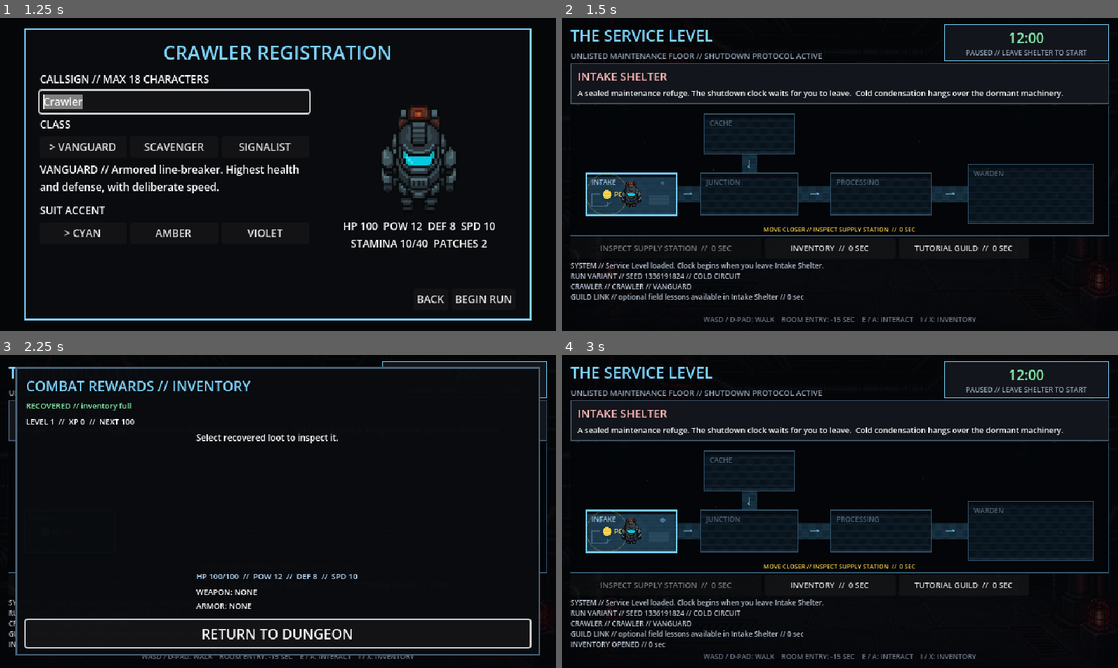
Above: before the commit, frames 1-4 (two rows, left to right).
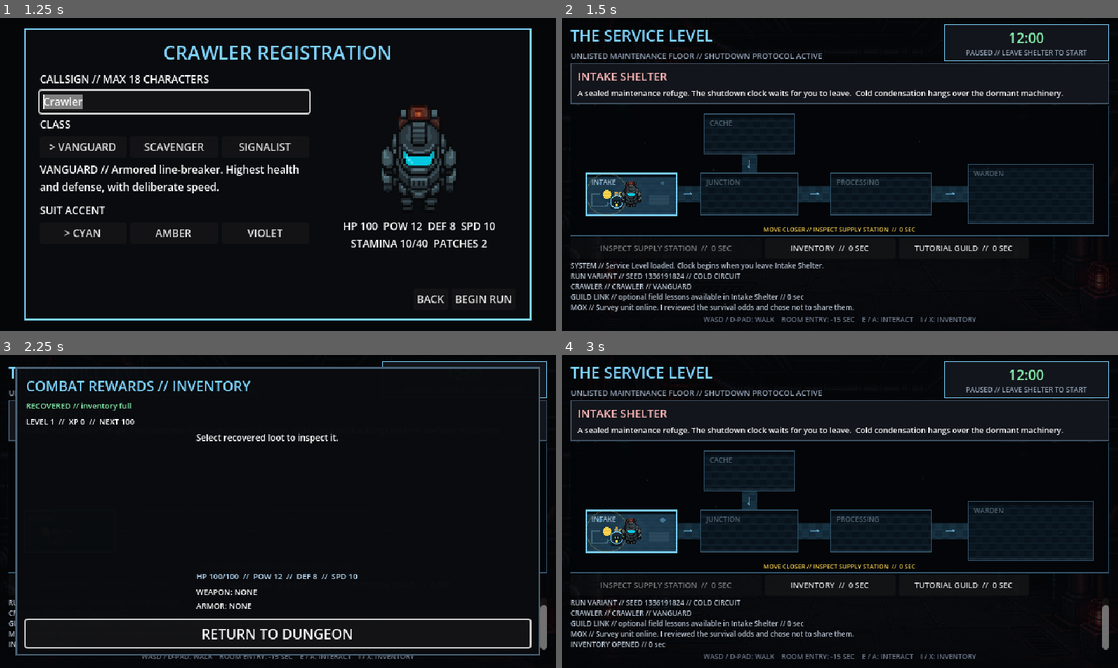
Above: after the commit, the same moments.

Repository: mtmann213/retro-crawler
Game: Godot game, scene res://main/main.tscn
Same seed, same stepped clock (60 frames per second), same inputs: the game is played once before the commit and once after it.
Inputs:
- Up to frame 1 (1.25 s): click "NEW GAME" at 0.5 s
- Up to frame 2 (1.5 s): click "BEGIN RUN" at 1.25 s
- Up to frame 3 (2.25 s): click "INVENTORY // 0 SEC" at 2 s
- Up to frame 4 (3 s): click "RETURN TO DUNGEON" at 2.75 s

Frame 1 is identical in both runs. In frame 2, 0.5% of the frame differs, in the area x 1-53%, y 55-94%; in frame 3, 0.2%; in frame 4, 2.2%, in the area x 1-99%, y 54-95%.

Commit message:
Add Milestone 17 companion core

Diff:
--- /dev/null
+++ b/rules/companion/companion_rules.gd
@@ -0,0 +1,38 @@
+class_name CompanionRules
+extends RefCounted
+
+const COMPANION_ID := &"companion_mox"
+const DISPLAY_NAME := "MOX"
+const FULL_NAME := "MOX-7 SURVEY UNIT"
+const ROLE := "Decommissioned Guild survey drone // advanced risk modeler"
+
+const REACTIONS := {
+	&"expedition_start": "Survey unit online. I reviewed the survival odds and chose not to share them.",
+	&"room_broken_junction": "That junction is broken in at least three professionally distinct ways.",
+	&"room_maintenance_cache": "Optional salvage detected. Optional is a word used by people with full supply lockers.",
+	&"room_processing_hall": "Processing machinery ahead. Let us avoid becoming an input.",
+	&"room_warden_chamber": "Warden signal confirmed. I preferred it when it was theoretical.",
+	&"cache_recovered": "Useful supplies acquired. I remain heroically unsurprised.",
+	&"warden_defeated": "Threat removed. Updating your file from improbable to statistically irritating.",
+	&"emergency_extraction": "Extraction is not retreat. It is survival with better paperwork.",
+}
+
+const BOND_GAINS := {
+	&"expedition_start": 0,
+	&"room_broken_junction": 1,
+	&"room_maintenance_cache": 1,
+	&"room_processing_hall": 1,
+	&"room_warden_chamber": 2,
+	&"cache_recovered": 2,
+	&"warden_defeated": 4,
+	&"emergency_extraction": 1,
+}
+
+
+static func reaction_once(state: CompanionState, trigger_id: StringName) -> String:
+	if state == null or not REACTIONS.has(trigger_id):
+		return ""
+	var memory_id := StringName("reaction:%s" % trigger_id)
+	if not state.remember(memory_id, int(BOND_GAINS.get(trigger_id, 0))):
+		return ""
+	return "%s // %s" % [DISPLAY_NAME, REACTIONS[trigger_id]]
--- /dev/null
+++ b/rules/companion/companion_state.gd
@@ -0,0 +1,69 @@
+class_name CompanionState
+extends RefCounted
+
+const MAX_BOND := 100
+const DEFAULT_DIRECTIVE := &"investigate"
+const DIRECTIVES: Array[StringName] = [&"safeguard", &"investigate", &"conserve"]
+
+var bond: int = 0
+var directive: StringName = DEFAULT_DIRECTIVE
+var memories: Dictionary[StringName, bool] = {}
+
+
+func remember(memory_id: StringName, bond_gain: int = 1) -> bool:
+	if memory_id.is_empty() or memories.get(memory_id, false):
+		return false
+	memories[memory_id] = true
+	bond = clampi(bond + maxi(bond_gain, 0), 0, MAX_BOND)
+	return true
+
+
+func remembers(memory_id: StringName) -> bool:
+	return memories.get(memory_id, false)
+
+
+func set_directive(requested_directive: StringName) -> bool:
+	if not DIRECTIVES.has(requested_directive):
+		return false
+	directive = requested_directive
+	return true
+
+
+func to_snapshot() -> Dictionary:
+	var memory_ids: Array[String] = []
+	for memory_id: StringName in memories:
+		if memories[memory_id]:
+			memory_ids.append(String(memory_id))
+	memory_ids.sort()
+	return {
+		"bond": bond,
+		"directive": String(directive),
+		"memories": memory_ids,
+	}
+
+
+static func from_snapshot(snapshot: Dictionary) -> CompanionState:
+	var state := CompanionState.new()
+	state.bond = clampi(int(snapshot.get("bond", 0)), 0, MAX_BOND)
+	state.set_directive(StringName(snapshot.get("directive", DEFAULT_DIRECTIVE)))
+	for memory_id in snapshot.get("memories", []):
+		var normalized := StringName(memory_id)
+		if not normalized.is_empty():
+			state.memories[normalized] = true
+	return state
+
+
+static func validate_snapshot(snapshot: Dictionary) -> PackedStringArray:
+	var errors := PackedStringArray()
+	var requested_bond = snapshot.get("bond", 0)
+	if not (requested_bond is int or requested_bond is float) or int(requested_bond) < 0 or int(requested_bond) > MAX_BOND:
+		errors.append("Companion bond is outside its valid range.")
+	if not DIRECTIVES.has(StringName(snapshot.get("directive", DEFAULT_DIRECTIVE))):
+		errors.append("Unknown companion directive.")
+	if not snapshot.get("memories", []) is Array:
+		errors.append("Companion memories must be an array.")
+	else:
+		for memory_id in snapshot.get("memories", []):
+			if not memory_id is String or String(memory_id).is_empty():
+				errors.append("Companion memory ID is malformed.")
+	return errors
--- /dev/null
+++ b/scenes/dungeon/companion_avatar.gd
@@ -0,0 +1,41 @@
+class_name CompanionAvatar
+extends Node2D
+
+const FOLLOW_OFFSET := Vector2(-17, 8)
+
+var _target_position := Vector2.ZERO
+var _animation_time := 0.0
+
+
+func _ready() -> void:
+	_target_position = position
+	queue_redraw()
+
+
+func follow(player_position: Vector2, delta: float) -> void:
+	_animation_time += delta
+	_target_position = player_position + FOLLOW_OFFSET
+	position = position.lerp(_target_position, minf(delta * 7.0, 1.0))
+	queue_redraw()
+
+
+func snap_to(player_position: Vector2) -> void:
+	_target_position = player_position + FOLLOW_OFFSET
+	position = _target_position
+	queue_redraw()
+
+
+func _draw() -> void:
+	var bob := sin(_animation_time * 3.4) * 1.2
+	draw_set_transform(Vector2(0, 7), 0.0, Vector2(1.0, 0.35))
+	draw_circle(Vector2.ZERO, 7.0, Color("020406", 0.48), true)
+	draw_set_transform(Vector2(0, bob), 0.0, Vector2.ONE)
+	draw_line(Vector2(0, -7), Vector2(0, -10), Color("7895a8"), 1.0)
+	draw_circle(Vector2(0, -11), 1.2, Color("fb923c"), true)
+	draw_circle(Vector2.ZERO, 7.0, Color("172b38"), true)
+	draw_arc(Vector2.ZERO, 7.0, 0, TAU, 16, Color("7dd3fc"), 1.0)
+	draw_rect(Rect2(-4, -2, 8, 5), Color("0b151c"), true)
+	draw_rect(Rect2(-2, -1, 1, 2), Color("86efac"), true)
+	draw_rect(Rect2(1, -1, 1, 2), Color("86efac"), true)
+	draw_circle(Vector2(0, 4), 1.5, Color("fcd34d"), true)
+	draw_set_transform(Vector2.ZERO, 0.0, Vector2.ONE)
--- a/scenes/dungeon/dungeon_screen.gd
+++ b/scenes/dungeon/dungeon_screen.gd
@@ -36,6 +36,7 @@
 var new_character_profile: Dictionary = {}
 var character_profile := CharacterProfile.new()
 var tutorial_guild_state := TutorialGuildState.new()
+var companion_state := CompanionState.new()
 var tutorials_enabled := true
 
 
@@ -71,6 +72,8 @@
 	map_area.set_character_appearance(CharacterClassRules.color_for(character_profile.color_id))
 	if tutorials_enabled:
 		_append_log("GUILD LINK // optional field lessons available in Intake Shelter // 0 sec")
+	if new_run_seed > 0:
+		_companion_react(&"expedition_start")
 	_render_room()
 
 
@@ -135,6 +138,7 @@
 		return
 	get_tree().call_group("audio_director", "play_move")
 	_append_log("ENTERED // %s" % FLOOR.get_room(room_id).display_name.to_upper())
+	_companion_react(room_id)
 	if before == FLOOR.starting_room_id:
 		_trigger_narrative(&"floor_started")
 	_trigger_narrative(room_id)
@@ -167,6 +171,7 @@
 					RunVariationRules.cache_patch_count(floor_state.run_variation),
 				)
 				_append_log("CACHE RECOVERED // Field Patch x%d" % added)
+				_companion_react(&"cache_recovered")
 				narrative_flags[&"took_detour"] = true
 				_trigger_narrative(&"cache_found")
 		&"engage_warden":
@@ -304,6 +309,7 @@
 		floor_state.victory_ending = true
 		narrative_flags[&"boss_defeated"] = true
 		_trigger_narrative(&"victory_ending")
+		_companion_react(&"warden_defeated")
 	_render_room()
 	_request_save()
 
@@ -327,6 +333,7 @@
 	_present_clock_events(FloorClockRules.emergency_extract(floor_state))
 	floor_state.extraction_ending = true
 	narrative_flags[&"extracted"] = true
+	_companion_react(&"emergency_extraction")
 	_trigger_narrative(&"extraction_ending")
 	_append_log("EXTRACTION // run state secured")
 	_render_room()
@@ -336,6 +343,12 @@
 func _append_log(message: String) -> void:
 	event_log.append_text(message + "\n")
 	event_log.scroll_to_line(event_log.get_line_count())
+
+
+func _companion_react(trigger_id: StringName) -> void:
+	var reaction := CompanionRules.reaction_once(companion_state, trigger_id)
+	if not reaction.is_empty():
+		_append_log(reaction)
 
 
 func _pulse_transition() -> void:
@@ -374,6 +387,7 @@
 	snapshot.world_position = map_area.player_position
 	snapshot.character_profile = character_profile.to_snapshot()
 	snapshot.tutorial_snapshot = tutorial_guild_state.to_snapshot()
+	snapshot.companion_snapshot = companion_state.to_snapshot()
 	for flag_id: StringName in narrative_flags:
 		snapshot.narrative_flags[String(flag_id)] = narrative_flags[flag_id]
 	if active_combat != null:
@@ -390,6 +404,7 @@
 	dialogue_state = DialogueState.from_snapshot(snapshot.dialogue_snapshot)
 	character_profile = CharacterProfile.from_snapshot(snapshot.character_profile)
 	tutorial_guild_state = TutorialGuildState.from_snapshot(snapshot.tutorial_snapshot)
+	companion_state = CompanionState.from_snapshot(snapshot.companion_snapshot)
 	narrative_flags.clear()
 	for flag_id: String in snapshot.narrative_flags:
 		narrative_flags[StringName(flag_id)] = bool(snapshot.narrative_flags[flag_id])
--- a/scenes/dungeon/walkable_world.gd
+++ b/scenes/dungeon/walkable_world.gd
@@ -8,6 +8,7 @@
 signal encounter_requested(room_id: StringName)
 
 const PLAYER_TEXTURE := preload("res://assets/characters/crawler_topdown.png")
+const COMPANION_AVATAR_SCRIPT := preload("res://scenes/dungeon/companion_avatar.gd")
 const LAYOUT: WorldLayoutDefinition = preload("res://content/worlds/service_level_layout.tres")
 const MOVE_SPEED := 82.0
 const INTERACTION_RADIUS := 24.0
@@ -24,6 +25,7 @@
 var run_variation: Dictionary = {}
 var movement_enabled := true
 var renderer := WorldRenderer.new()
+var companion_avatar := COMPANION_AVATAR_SCRIPT.new() as CompanionAvatar
 var player_sprite := Sprite2D.new()
 var _interaction_in_range := false
 var _encounter_triggered := false
@@ -37,6 +39,8 @@
 	clip_contents = true
 	renderer.z_index = 0
 	add_child(renderer)
+	companion_avatar.z_index = 4
+	add_child(companion_avatar)
 	var atlas := AtlasTexture.new()
 	atlas.atlas = PLAYER_TEXTURE
 	atlas.region = Rect2(340, 180, 580, 770)
@@ -46,6 +50,7 @@
 	player_sprite.position = player_position
 	player_sprite.z_index = 5
 	add_child(player_sprite)
+	companion_avatar.snap_to(player_position)
 	_refresh_renderer()
 
 
@@ -54,6 +59,7 @@
 
 
 func _process(delta: float) -> void:
+	companion_avatar.follow(player_position, delta)
 	if not movement_enabled or not is_visible_in_tree() or not has_focus():
 		return
 	var direction := Input.get_vector("move_left", "move_right", "move_up", "move_down")
@@ -142,6 +148,7 @@
 	if force_warp or not room.bounds.has_point(player_position):
 		player_position = room.bounds.get_center()
 		player_sprite.position = player_position
+		companion_avatar.snap_to(player_position)
 	_refresh_interaction_proximity()
 	_refresh_renderer()
 
@@ -153,6 +160,7 @@
 		return
 	player_position = position if _is_walkable(position) else room.bounds.get_center()
 	player_sprite.position = player_position
+	companion_avatar.snap_to(player_position)
 	_refresh_interaction_proximity()
 	_refresh_renderer()
 
--- a/session/session_snapshot.gd
+++ b/session/session_snapshot.gd
@@ -13,6 +13,7 @@
 var world_position := Vector2(70, 102)
 var character_profile: Dictionary = CharacterProfile.new().to_snapshot()
 var tutorial_snapshot: Dictionary = TutorialGuildState.new().to_snapshot()
+var companion_snapshot: Dictionary = CompanionState.new().to_snapshot()
 
 
 func to_dictionary() -> Dictionary:
@@ -27,6 +28,7 @@
 		"world_position": {"x": world_position.x, "y": world_position.y},
 		"character_profile": character_profile.duplicate(true),
 		"tutorial_guild": tutorial_snapshot.duplicate(true),
+		"companion": companion_snapshot.duplicate(true),
 	}
 
 
@@ -41,6 +43,7 @@
 	snapshot.pending_encounter_id = StringName(data.get("pending_encounter_id", ""))
 	snapshot.character_profile = (data.get("character_profile", CharacterProfile.new().to_snapshot()) as Dictionary).duplicate(true)
 	snapshot.tutorial_snapshot = (data.get("tutorial_guild", TutorialGuildState.new().to_snapshot()) as Dictionary).duplicate(true)
+	snapshot.companion_snapshot = (data.get("companion", CompanionState.new().to_snapshot()) as Dictionary).duplicate(true)
 	var world: Dictionary = data.get("world_position", {"x": 70, "y": 102})
 	snapshot.world_position = Vector2(float(world.get("x", 70)), float(world.get("y", 102)))
 	return snapshot
@@ -157,6 +160,11 @@
 			for lesson_id in data.tutorial_guild.completed_lessons:
 				if not TutorialGuildRules.has_lesson(StringName(lesson_id)):
 					errors.append("Unknown Tutorial Guild lesson %s." % lesson_id)
+	if data.has("companion"):
+		if not data.companion is Dictionary:
+			errors.append("Companion state must be a dictionary.")
+		else:
+			errors.append_array(CompanionState.validate_snapshot(data.companion))
 	var encounter_id := String(data.get("pending_encounter_id", ""))
 	if not ["", "encounter_two_enemy", "encounter_brute", "encounter_warden"].has(encounter_id):
 		errors.append("Unknown pending encounter.")
--- a/tests/integration/test_dungeon_screen.gd
+++ b/tests/integration/test_dungeon_screen.gd
@@ -385,6 +385,18 @@
 	assert_gt((screen.get_node("%TransitionOverlay") as ColorRect).z_index, player_layer)
 
 
+func test_companion_is_visible_and_remembers_room_reactions() -> void:
+	var screen := await _spawn_screen()
+	assert_true(screen.map_area.companion_avatar.visible)
+	screen._companion_react(&"room_broken_junction")
+	assert_true(screen.companion_state.remembers(&"reaction:room_broken_junction"))
+	assert_string_contains(screen.event_log.get_parsed_text(), "MOX //")
+	var previous_lines := screen.event_log.get_line_count()
+	screen._companion_react(&"room_broken_junction")
+	assert_eq(screen.event_log.get_line_count(), previous_lines)
+	assert_eq(screen.create_session_snapshot().companion_snapshot.bond, 1)
+
+
 func _spawn_screen() -> DungeonScreen:
 	var screen := DUNGEON_SCREEN.instantiate() as DungeonScreen
 	add_child_autofree(screen)
--- a/tests/integration/test_save_round_trip.gd
+++ b/tests/integration/test_save_round_trip.gd
@@ -32,6 +32,8 @@
 	assert_eq((result["snapshot"] as SessionSnapshot).character_profile.class_id, "scavenger")
 	assert_eq((result["snapshot"] as SessionSnapshot).character_profile.name, "Latch")
 	assert_eq((result["snapshot"] as SessionSnapshot).tutorial_snapshot.completed_lessons, ["combat_intents"])
+	assert_eq((result["snapshot"] as SessionSnapshot).companion_snapshot.directive, "safeguard")
+	assert_eq(int((result["snapshot"] as SessionSnapshot).companion_snapshot.bond), 2)
 
 
 func test_corrupted_primary_save_falls_back_to_last_backup() -> void:
@@ -295,6 +297,10 @@
 	var guild_state := TutorialGuildState.new()
 	guild_state.complete_lesson(&"combat_intents")
 	snapshot.tutorial_snapshot = guild_state.to_snapshot()
+	var companion := CompanionState.new()
+	companion.set_directive(&"safeguard")
+	CompanionRules.reaction_once(companion, &"cache_recovered")
+	snapshot.companion_snapshot = companion.to_snapshot()
 	return snapshot
 
 
--- /dev/null
+++ b/tests/rules/test_companion.gd
@@ -0,0 +1,30 @@
+extends GutTest
+
+
+func test_mox_reactions_are_authored_memorable_and_once_only() -> void:
+	var state := CompanionState.new()
+	var first := CompanionRules.reaction_once(state, &"room_broken_junction")
+	assert_string_contains(first, "MOX //")
+	assert_string_contains(first, "professionally distinct ways")
+	assert_eq(state.bond, 1)
+	assert_eq(CompanionRules.reaction_once(state, &"room_broken_junction"), "")
+	assert_eq(state.bond, 1)
+
+
+func test_companion_snapshot_round_trip_preserves_relationship_and_directive() -> void:
+	var original := CompanionState.new()
+	original.set_directive(&"safeguard")
+	CompanionRules.reaction_once(original, &"room_warden_chamber")
+	CompanionRules.reaction_once(original, &"cache_recovered")
+	var restored := CompanionState.from_snapshot(original.to_snapshot())
+	assert_eq(restored.to_snapshot(), original.to_snapshot())
+	assert_eq(restored.directive, &"safeguard")
+	assert_eq(restored.bond, 4)
+	assert_true(CompanionState.validate_snapshot(restored.to_snapshot()).is_empty())
+
+
+func test_unknown_directives_and_reactions_fail_safely() -> void:
+	var state := CompanionState.new()
+	assert_false(state.set_directive(&"reckless"))
+	assert_eq(state.directive, CompanionState.DEFAULT_DIRECTIVE)
+	assert_eq(CompanionRules.reaction_once(state, &"unknown_trigger"), "")
Not shown, added: rules/companion/companion_rules.gd.uid
Not shown, added: rules/companion/companion_state.gd.uid
Not shown, added: scenes/dungeon/companion_avatar.gd.uid
Not shown, added: tests/rules/test_companion.gd.uid
Not shown, changed: README.md
